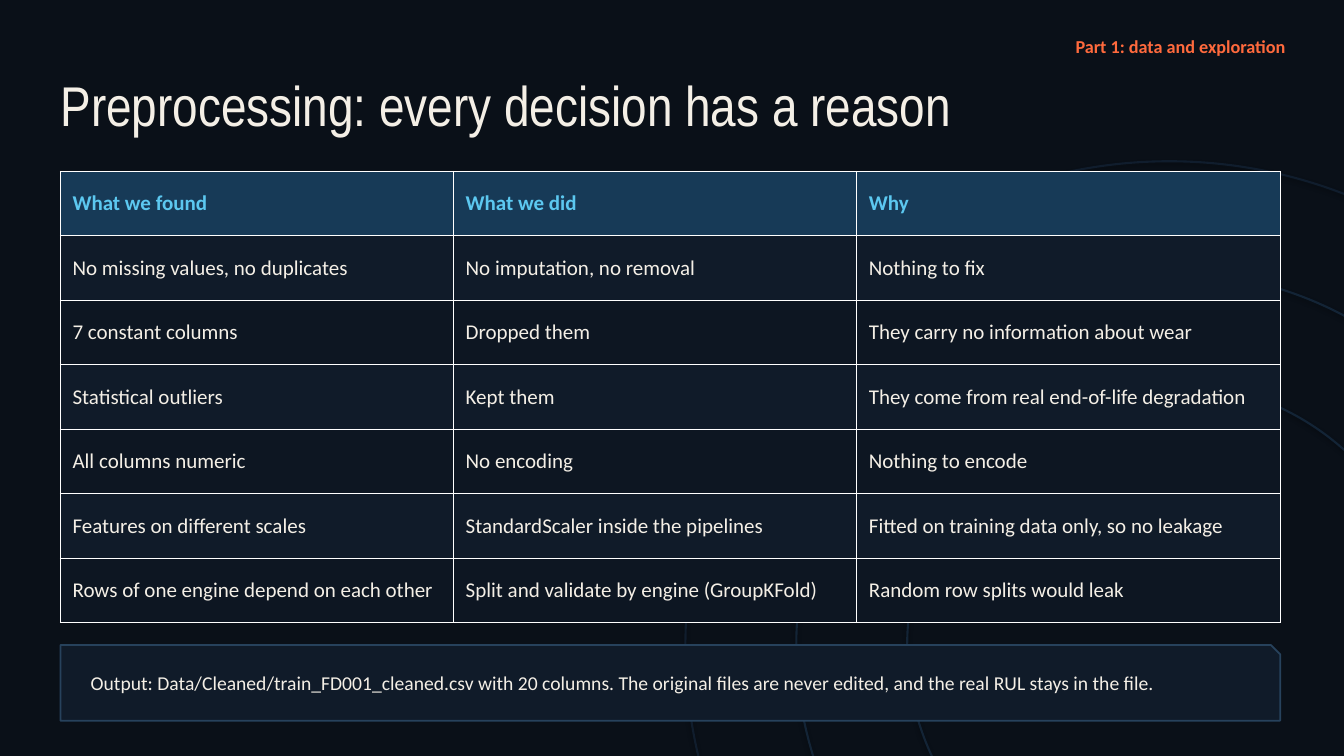
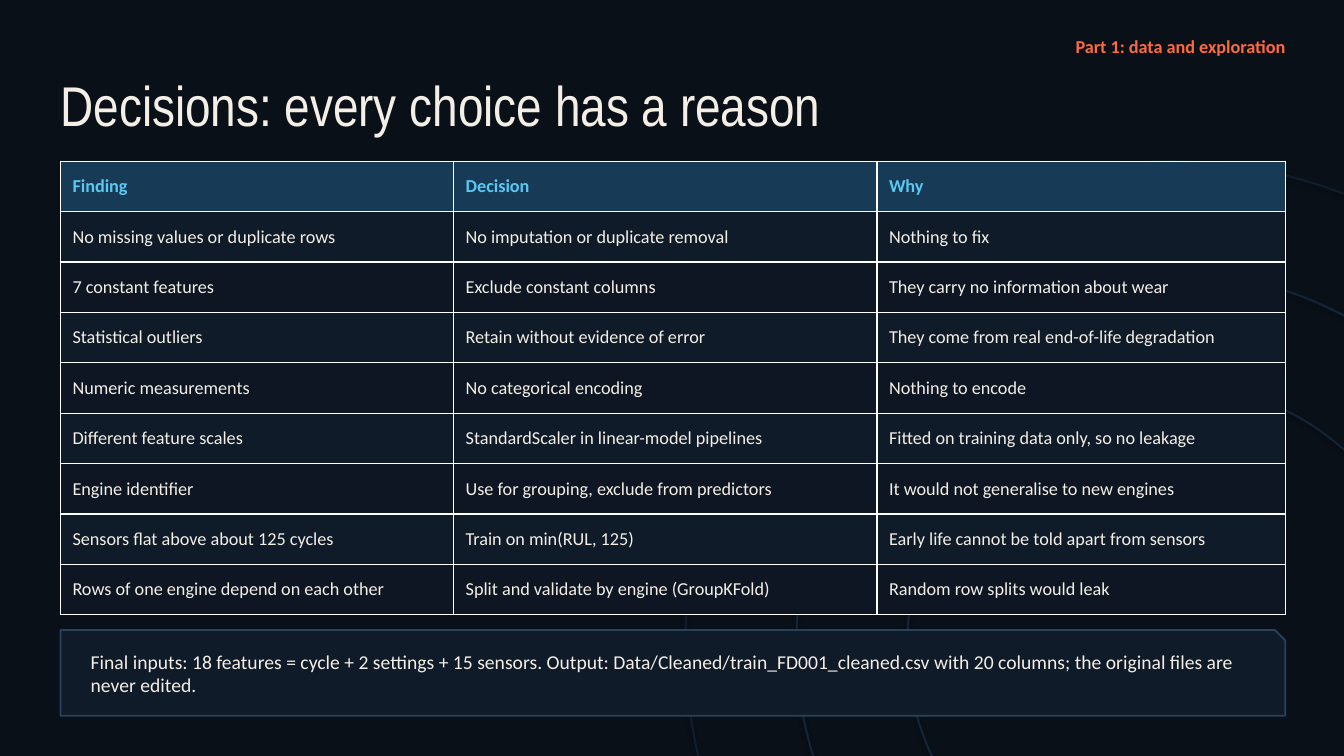
Before and after one commit to Shog7777/engine-rul-project, a slide deck: slide 14 of Presentation/Engine-RUL-Presentation.pptx (slide 5 before the commit). Drawn at 1344x756 pixels with LibreOffice and Linux fonts; fonts in the diff are those of the drawing. Boxes give left, top, right and bottom in pixels: in the first picture for what was removed or moved away, otherwise in the second. Text is boxed around its words. In the diff, an @@ line names an element or a change of style, - is before the commit and + after.

```diff
--- a/Presentation/Engine-RUL-Presentation.pptx
+++ b/Presentation/Engine-RUL-Presentation.pptx
@@ text at (x1=60, y1=85, x2=820, y2=136): text changed @@
-Preprocessing: every decision has a reason
+Decisions: every choice has a reason
@@ table at (x1=60, y1=161, x2=1286, y2=615) @@
-row 1: What we found | What we did | Why
-row 2: No missing values, no duplicates | No imputation, no removal | Nothing to fix
-row 3: 7 constant columns | Dropped them | They carry no information about wear
-row 4: Statistical outliers | Kept them | They come from real end-of-life degradation
-row 5: All columns numeric | No encoding | Nothing to encode
-row 6: Features on different scales | StandardScaler inside the pipelines | Fitted on training data only, so no leakage
+row 1: Finding | Decision | Why
+row 2: No missing values or duplicate rows | No imputation or duplicate removal | Nothing to fix
+row 3: 7 constant features | Exclude constant columns | They carry no information about wear
+row 4: Statistical outliers | Retain without evidence of error | They come from real end-of-life degradation
+row 5: Numeric measurements | No categorical encoding | Nothing to encode
+row 6: Different feature scales | StandardScaler in linear-model pipelines | Fitted on training data only, so no leakage
+row 7: Engine identifier | Use for grouping, exclude from predictors | It would not generalise to new engines
+row 8: Sensors flat above about 125 cycles | Train on min(RUL, 125) | Early life cannot be told apart from sensors
@@ table resized from (x1=60, y1=171, x2=1280, y2=623) to (x1=60, y1=161, x2=1286, y2=615) @@
@@ snip rect resized from (x1=60, y1=645, x2=1280, y2=721) to (x1=60, y1=630, x2=1286, y2=716) @@
@@ text at (x1=91, y1=655, x2=1233, y2=692): text changed @@
-Output: Data/Cleaned/train_FD001_cleaned.csv with 20 columns. The original files are never edited, and the real RUL stays in the file.
+Final inputs: 18 features = cycle + 2 settings + 15 sensors. Output: Data/Cleaned/train_FD001_cleaned.csv with 20 columns; the original files are never edited.
```
Also in this commit, not shown: 4 other slides changed, 17 slides added, 2 slides removed, 1 other file.
